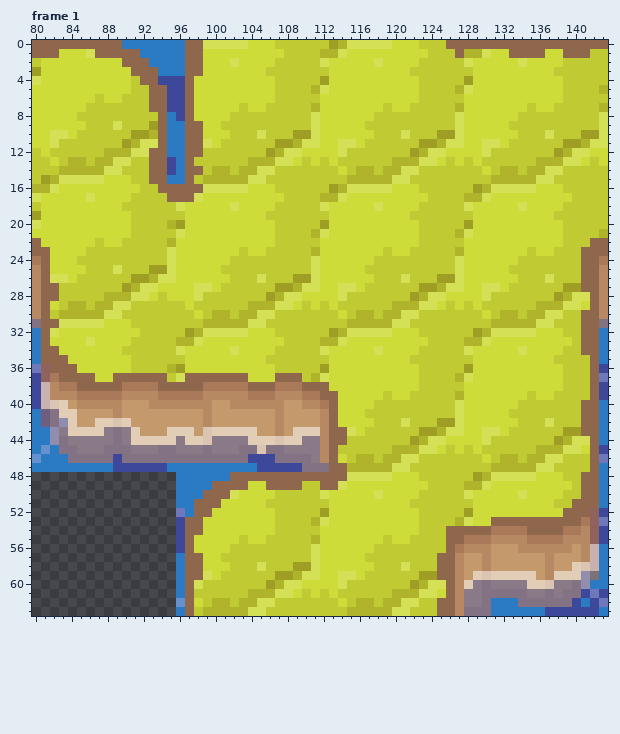
Pixel-art file -- Assets/Arts/TileMap_TileRule/Land/LandTile.aseprite. That is the earlier state.
160x160 pixels, 4 frames. Colours within 5 levels of each other are drawn and written as one. Shown: frame 1: x 80..143, y 0..63. The commit also changed other frames, which this record leaves out.
The result:
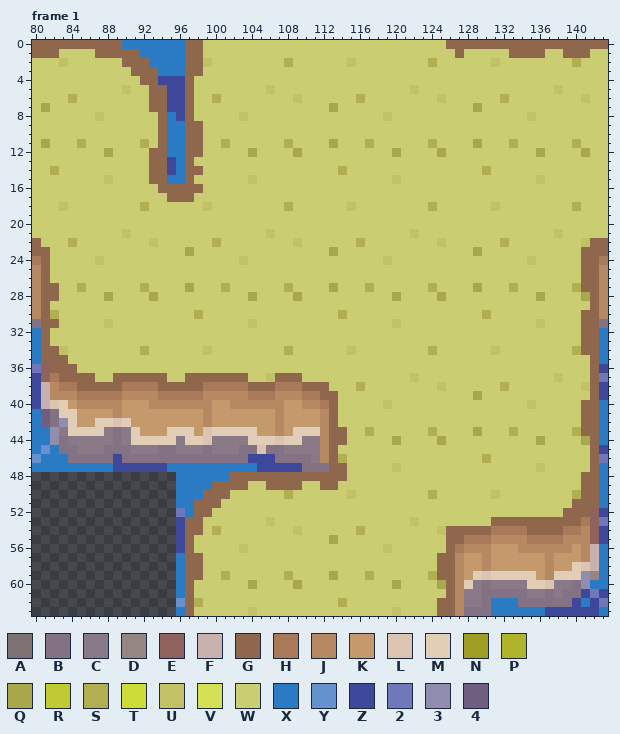
Palette (. is transparent): A #7e7173  B #837283  C #8a7a88  D #958684  E #90625d  F #c8b1ae  G #8f674d  H #aa7959  J #b68962  K #c49a6c  L #dbc4b1  M #e2cdb6  N #9e9d24  P #afb42b  Q #a9a74b  R #c0ca33  S #b3ae52  T #cddc39  U #c2c165  V #d4e157  W #cbcd73  X #2a7bc4  Y #6592cf  Z #3d489b  2 #6e78bb  3 #918dae  4 #705e80
Difference:
layer "Layer 5" opacity 36% added
Changed rows in their new state; - is an unchanged pixel.
Frame 1, layer "Layer 5":
first column x 80:
 0 -------------------WWWWWWWWWWWWWWWWWWWWWWWWWWW------------------
 1 ---WWWW------------WWWWWWWWWWWWWWWWWWWWWWWWWWWW-WWWWW----WW---WW
 2 WWWUWWWWWW---------UWWWWWWWWSWWWWWWUWWWWWWWWSWWWWWWUWWWWWWWWSWWW
 3 WWWWWWWWWWW--------WWWWWWWWWWWWWWWWWWWWWWWWWWWWWWWWWWWWWWWWWWWWW
 4 WWWWWWWWWWWW------WWWWWWWWWWWWWWWWWWWWWWWWWWWWWWWWWWWWWWWWWWWWWW
 5 WWWWWWWWWWUWW-----WWWWWWWWUWWWWWWWWWWWWWWWUWWWWWWWWWWWWWWWUWWWWW
 6 WWWWSWWWWWWWW-----WWSWWWWWWWWUWWWWWWSWWWWWWWWUWWWWWWSWWWWWWWWUWW
 7 WQWWWWWWWWWWW-----WWWWWWWWWWWWWWWQWWWWWWWWWWWWWWWQWWWWWWWWWWWWWW
 8 WWWWWWWUWWWWWW----WWWWWUWWWWWWWWWWWWWWWUWWWWWWWWWWWWWWWUWWWWWWWW
 9 WWWWWWWWWWWWWW-----WWWWWWWWWWWWWWWWWWWWWWWWWWWWWWWWWWWWWWWWWWWWW
10 WWWWWWWWWWWWWW-----WWWWWWWWWWWWWWWWWWWWWWWWWWWWWWWWWWWWWWWWWWWWW
11 WQWWWSWWWWWWSW-----WWSWWWWWWSWWWWQWWWSWWWWWWSWWWWQWWWSWWWWWWSWWW
12 WWWWWWWWQWWWW------WWWWWQWWWWQWWWWWWWWWWQWWWWQWWWWWWWWWWQWWWWQWW
13 WWWWWWWWWWWWW-----WWWWWWWWWWWWWWWWWWWWWWWWWWWWWWWWWWWWWWWWWWWWWW
14 WWSWWWWWWWWWW------WWWWWWWWWWWWWWWSWWWWWWWWWWWWWWWSWWWWWWWWWWWWW
15 WWWWWWWWUWWWW-----WWWWWWUWWWWWWWWWWWWWWWUWWWWWWWWWWWWWWWUWWWWWWW
16 WWWWWWWWWWWWWW-----WWWWWWWWWWWWWWWWWWWWWWWWWWWWWWWWWWWWWWWWWWWWW
17 WWWWWWWWWWWWWWW---WWWWWWWWWWWWWWWWWWWWWWWWWWWWWWWWWWWWWWWWWWWWWW
18 WWWUWWWWWWWWSWWWWWWUWWWWWWWWSWWWWWWUWWWWWWWWSWWWWWWUWWWWWWWWSWWW
19 WWWWWWWWWWWWWWWWWWWWWWWWWWWWWWWWWWWWWWWWWWWWWWWWWWWWWWWWWWWWWWWW
20 WWWWWWWWWWWWWWWWWWWWWWWWWWWWWWWWWWWWWWWWWWWWWWWWWWWWWWWWWWWWWWWW
21 WWWWWWWWWWUWWWWWWWWWWWWWWWUWWWWWWWWWWWWWWWUWWWWWWWWWWWWWWWUWWWWW
22 -WWWSWWWWWWWWUWWWWWWSWWWWWWWWUWWWWWWSWWWWWWWWUWWWWWWSWWWWWWWWU--
23 --WWWWWWWWWWWWWWWQWWWWWWWWWWWWWWWQWWWWWWWWWWWWWWWQWWWWWWWWWWW---
24 --WWWWWUWWWWWWWWWWWWWWWUWWWWWWWWWWWWWWWUWWWWWWWWWWWWWWWUWWWWW---
25 --WWWWWWWWWWWWWWWWWWWWWWWWWWWWWWWWWWWWWWWWWWWWWWWWWWWWWWWWWWW---
26 --WWWWWWWWWWWWWWWWWWWWWWWWWWWWWWWWWWWWWWWWWWWWWWWWWWWWWWWWWWW---
27 ---WWSWWWWWWSWWWWQWWWSWWWWWWSWWWWQWWWSWWWWWWSWWWWQWWWSWWWWWWS---
28 ---WWWWWQWWWWQWWWWWWWWWWQWWWWQWWWWWWWWWWQWWWWQWWWWWWWWWWQWWWWQ--
29 --WWWWWWWWWWWWWWWWWWWWWWWWWWWWWWWWWWWWWWWWWWWWWWWWWWWWWWWWWWWW--
30 --SWWWWWWWWWWWWWWWSWWWWWWWWWWWWWWWSWWWWWWWWWWWWWWWSWWWWWWWWWW---
31 ---WWWWWUWWWWWWWWWWWWWWWUWWWWWWWWWWWWWWWUWWWWWWWWWWWWWWWUWWWW---
32 --WWWWWWWWWWWWWWWWWWWWWWWWWWWWWWWWWWWWWWWWWWWWWWWWWWWWWWWWWWW---
33 --WWWWWWWWWWWWWWWWWWWWWWWWWWWWWWWWWWWWWWWWWWWWWWWWWWWWWWWWWWW---
34 ---UWWWWWWWWSWWWWWWUWWWWWWWWSWWWWWWUWWWWWWWWSWWWWWWUWWWWWWWWS---
35 ----WWWWWWWWWWWWWWWWWWWWWWWWWWWWWWWWWWWWWWWWWWWWWWWWWWWWWWWWWW--
36 -----WWWWWWWWWWWWWWWWWWWWWWWWWWWWWWWWWWWWWWWWWWWWWWWWWWWWWWWWW--
37 -------WW------WW-------WWU---WWWWWWWWWWWWUWWWWWWWWWWWWWWWUWWW--
38 ---------------------------------WWWSWWWWWWWWUWWWWWWSWWWWWWWWU--
39 ----------------------------------WWWWWWWWWWWWWWWQWWWWWWWWWWWW--
40 ----------------------------------WWWWWUWWWWWWWWWWWWWWWUWWWWW---
41 ----------------------------------WWWWWWWWWWWWWWWWWWWWWWWWWWW---
42 ----------------------------------WWWWWWWWWWWWWWWWWWWWWWWWWWW---
43 -----------------------------------WWSWWWWWWSWWWWQWWWSWWWWWWS---
44 -----------------------------------WWWWWQWWWWQWWWWWWWWWWQWWWWQ--
45 ----------------------------------WWWWWWWWWWWWWWWWWWWWWWWWWWWW--
46 ----------------------------------SWWWWWWWWWWWWWWWSWWWWWWWWWWW--
47 -----------------------------------WWWWWUWWWWWWWWWWWWWWWUWWWWW--
48 -----------------------------------WWWWWWWWWWWWWWWWWWWWWWWWWW---
49 ------------------------WW----WW--WWWWWWWWWWWWWWWWWWWWWWWWWWW---
50 ----------------------WWWWWWSWWWWWWUWWWWWWWWSWWWWWWUWWWWWWWWS---
51 ---------------------WWWWWWWWWWWWWWWWWWWWWWWWWWWWWWWWWWWWWWW----
52 --------------------WWWWWWWWWWWWWWWWWWWWWWWWWWWWWWWWWWWWWWW-----
53 -------------------WWWWWWWUWWWWWWWWWWWWWWWUWWWWWWWW-------------
54 -------------------WSWWWWWWWWUWWWWWWSWWWWWWWWU------------------
55 ------------------WWWWWWWWWWWWWWWQWWWWWWWWWWWW------------------
56 ------------------WWWWWUWWWWWWWWWWWWWWWUWWWWWW------------------
57 -------------------WWWWWWWWWWWWWWWWWWWWWWWWWW-------------------
58 -------------------WWWWWWWWWWWWWWWWWWWWWWWWWW-------------------
59 -------------------WWSWWWWWWSWWWWQWWWSWWWWWWS-----------------D-
60 ------------------WWWWWWQWWWWQWWWWWWWWWWQWWWWQ------------------
61 ------------------WWWWWWWWWWWWWWWWWWWWWWWWWWWW------------------
62 ------------------SWWWWWWWWWWWWWWWSWWWWWWWWWW-------------------
63 ------------------WWWWWWUWWWWWWWWWWWWWWWUWWWW-------------------
Pixel boxes of the changes (left, top, right, bottom) in both pictures:
changed: (32, 40, 608, 616)
